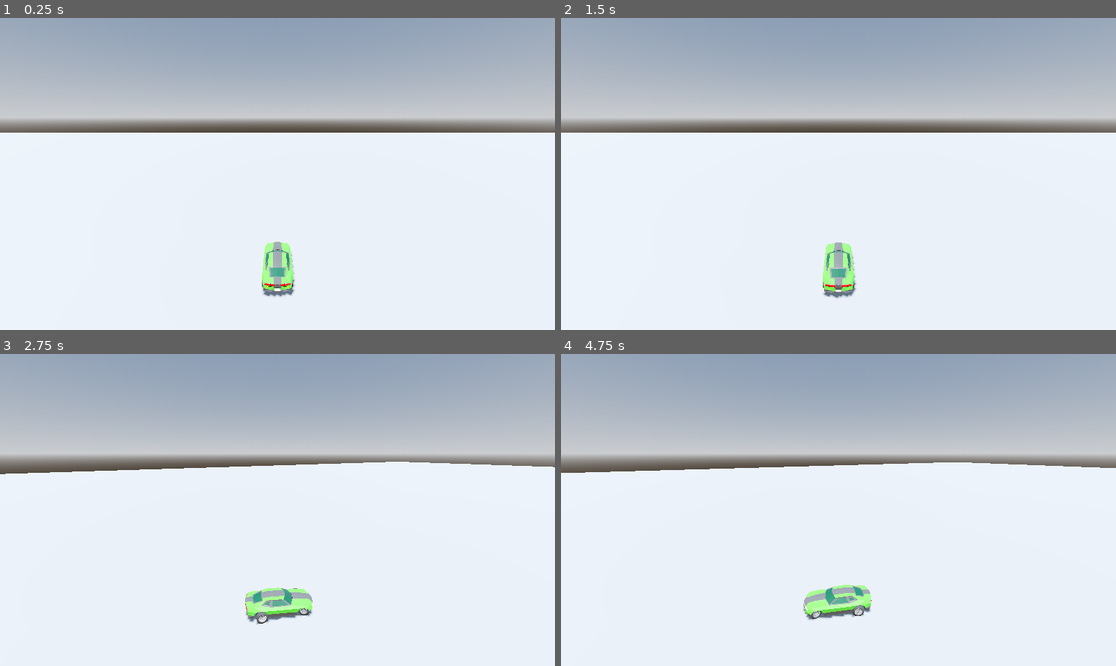
Above: before the commit, frames 1-4 (two rows, left to right).
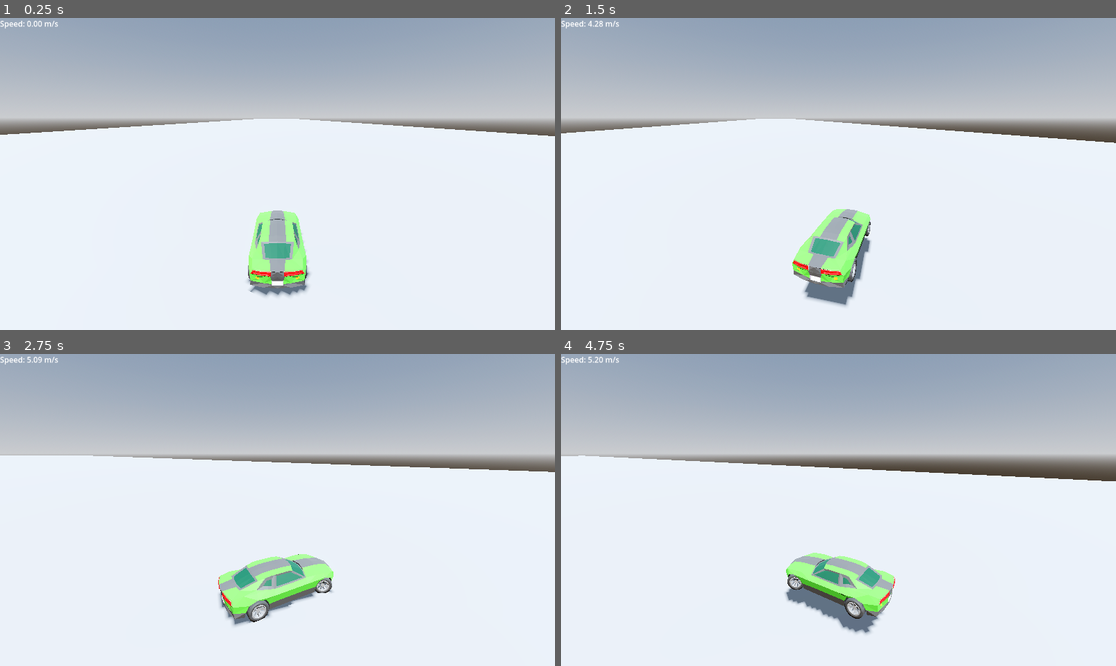
Above: after the commit, the same moments.

Repository: MagmaticPage255/Crakow
Game: Godot game, scene res://Scenes/TestWorld.tscn
Two runs of this game, one before a commit and one after it. Both use one fixed random seed, a clock stepped at 60 frames per second and the inputs below. The project has no main scene, so this scene is started directly.
Inputs:
- Up to frame 1 (0.25 s): no input
- Up to frame 2 (1.5 s): tap Enter at 0.5 s; hold D (right) 0.53-1.28 s; tap Space (jump, bound only after the commit) at 0.6, 0.77, 1.07, 1.35 s; hold S (down) from 1.28 s (still down)
- Up to frame 3 (2.75 s): tap Space (jump, bound only after the commit) at 1.52, 1.82, 2.1 s; release S (down) at 2.03 s; hold D (right) from 2.03 s (still down)
- Up to frame 4 (4.75 s): release D (right) at 2.78 s; hold W (up) 2.78-3.53 s; tap Space (jump, bound only after the commit) at 2.85, 3.02, 3.32, 3.6, 3.77, 4.07, 4.35, 4.52 s; hold A (left) from 3.53 s (still down)

The runs differ from the first frame. In frame 1, 4.5% of the frame differs, in the area x 0-100%, y 0-90%; in frame 2, 5.1%; in frame 3, 6.0%; in frame 4, 6.4%.

Commit message:
Fixed weird vehicle turning
idk how else to describe it

Diff:
--- a/Scenes/TestWorld.tscn
+++ b/Scenes/TestWorld.tscn
@@ -32,7 +32,7 @@
 environment = SubResource("Environment_ed2pg")
 
 [node name="MeshInstance3D" type="MeshInstance3D" parent="."]
-transform = Transform3D(7.30137, 0, 0, 0, 1, 0, 0, 0, 4.16994, 0, -0.400635, 0)
+transform = Transform3D(-2.31415, 0, 0, 0, 0.0822253, 0, 0, 0, 27.458, 0, -0.400635, 0)
 mesh = SubResource("BoxMesh_ed2pg")
 skeleton = NodePath("")
 
@@ -44,8 +44,19 @@
 [node name="FollowCamera" parent="." node_paths=PackedStringArray("follow_target") instance=ExtResource("2_4snwc")]
 transform = Transform3D(1, 0, 0, 0, 1, 0, 0, 0, 1, -3.45509, -0.328135, -3.43959)
 follow_target = NodePath("../Car/CarMesh/CameraTarget")
+camera_height = 0.5
+camera_distance = 3.0
 
 [node name="Car" parent="." instance=ExtResource("2_se0eo")]
 transform = Transform3D(1, 0, 0, 0, 1, 0, 0, 0, 1, -1.31162, 0.671865, 6.14142)
 
+[node name="CameraTarget" parent="Car/CarMesh" index="1"]
+transform = Transform3D(1, 0, 0, 0, 1, -1.74846e-07, 0, 1.74846e-07, 1, 0, 0.87232, 0)
+
+[node name="CanvasLayer" type="CanvasLayer" parent="Car"]
+
+[node name="Label" type="Label" parent="Car/CanvasLayer"]
+offset_right = 40.0
+offset_bottom = 23.0
+
 [editable path="Car"]
--- a/Scenes/car.gd
+++ b/Scenes/car.gd
@@ -1,4 +1,6 @@
 extends RigidBody3D
+
+@onready var speed_label = $CanvasLayer/Label
 
 # Movement parameters for acceleration and speed
 @export_group("Movement")
@@ -13,7 +15,7 @@
 @export var steering: float = 25.0  # Steering angle (degrees)
 @export var turn_speed: float = 6.0  # Turning speed (rad/s)
 @export var turn_stop_limit: float = 0.5  # Minimum speed for turning (m/s)
-@export var body_tilt: float = 25.0  # Maximum body tilt during turns (degrees)
+@export var body_tilt: float = 200.0  # Maximum body tilt during turns (degrees)
 @export var drift_boost: float = 0.2  # Upward force during sharp turns for arcade feel
 
 # Drift parameters for sliding in tight turns
@@ -142,6 +144,11 @@
 		var normal = ground_ray.get_collision_normal()
 		var xform = align_with_y(car_mesh.global_transform, normal)
 		car_mesh.global_transform = car_mesh.global_transform.interpolate_with(xform, 10.0 * delta)
+
+
+	var speed = linear_velocity.length()
+	speed_label.text = "Speed: %.2f m/s" % speed
+
 	#car_mesh.scale = Vector3(1.4,1.4,1.4)
 # Apply physics forces for movement and drift
 func _physics_process(delta: float) -> void:
--- a/project.godot
+++ b/project.godot
@@ -36,3 +36,8 @@
 "events": [Object(InputEventKey,"resource_local_to_scene":false,"resource_name":"","device":-1,"window_id":0,"alt_press …(192 unchanged characters)…
 ]
 }
+jump={
+"deadzone": 0.2,
+"events": [Object(InputEventKey,"resource_local_to_scene":false,"resource_name":"","device":-1,"window_id":0,"alt_pressed":false,"shift_pressed":false,"ctrl_pressed":false,"meta_pressed":false,"pressed":false,"keycode":0,"physical_keycode":32,"key_label":0,"unicode":32,"location":0,"echo":false,"script":null)
+]
+}
